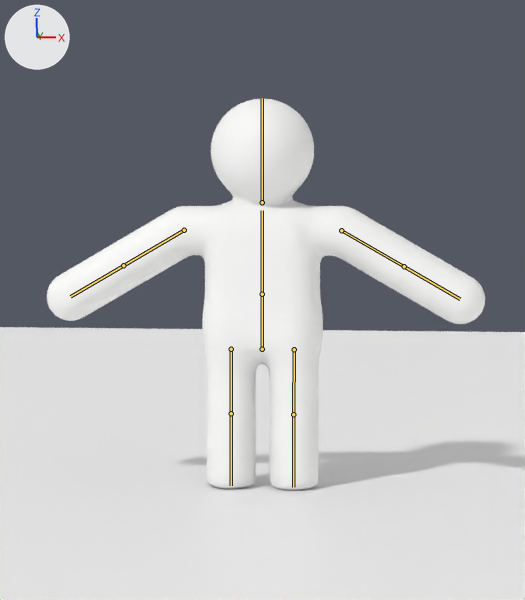
Two versions of the Blender file blender/character.blend, one commit apart.
Before and after are seen from the file's camera 'Camera'. The lights are fixed; the arrows at upper left show +X, +Y and +Z. The older version comes first. The bones that change, and the others that lie on the model, are drawn over the model as lines.

Names of what the first picture shows: 'Character', 'Ground'.
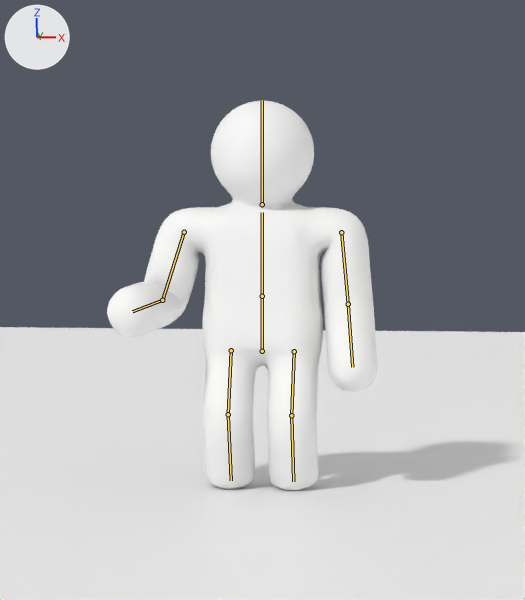
The newer file adds an action. The first version stands in its rest pose; the second is drawn at frame 2 of the action 'HoldThrow'.

Edits to the scene script, one JSON object a line:
```json
{"block": "bone_hips", "where": "bone_hips = bpy.data.objects['CharacterRig'].pose.bones['hips']  # child of 'root'"}
{"op": "set", "path": "bone_hips.location", "old": "(0.0, 0.0, 0.0)", "new": "(0.0, -0.01, 0.0)"}
{"block": "bone_upper_arm_r", "where": "bone_upper_arm_r = bpy.data.objects['CharacterRig'].pose.bones['upper_arm.R']  # child of 'spine'"}
{"op": "set", "path": "bone_upper_arm_r.rotation_quaternion", "old": "(1.0, 0.0, 0.0, 0.0)", "new": "(0.928, 0.066, 0.0, 0.367)", "note": "degrees (0, 0, 0) -> degrees (7, -3, 43)"}
{"block": "bone_forearm_r", "where": "bone_forearm_r = bpy.data.objects['CharacterRig'].pose.bones['forearm.R']  # child of 'upper_arm.R'"}
{"op": "set", "path": "bone_forearm_r.rotation_quaternion", "old": "(1.0, 0.0, 0.0, 0.0)", "new": "(0.809, 0.561, 0.0, -0.175)", "note": "degrees (0, 0, 0) -> degrees (68, 11, -17)"}
{"block": "bone_upper_arm_l", "where": "bone_upper_arm_l = bpy.data.objects['CharacterRig'].pose.bones['upper_arm.L']  # child of 'spine'"}
{"op": "set", "path": "bone_upper_arm_l.rotation_quaternion", "old": "(1.0, 0.0, 0.0, 0.0)", "new": "(0.889, 0.0, 0.0, -0.459)", "note": "degrees (0, 0, 0) -> degrees (0, 0, -55)"}
{"block": "bone_forearm_l", "where": "bone_forearm_l = bpy.data.objects['CharacterRig'].pose.bones['forearm.L']  # child of 'upper_arm.L'"}
{"op": "set", "path": "bone_forearm_l.rotation_quaternion", "old": "(1.0, 0.0, 0.0, 0.0)", "new": "(0.993, 0.119, 0.0, -0.003)", "note": "degrees (0, 0, 0) -> degrees (14, 0, 0)"}
{"block": "bone_thigh_r", "where": "bone_thigh_r = bpy.data.objects['CharacterRig'].pose.bones['thigh.R']  # child of 'hips'"}
{"op": "set", "path": "bone_thigh_r.rotation_quaternion", "old": "(1.0, 0.0, 0.0, 0.0)", "new": "(0.985, 0.174, 0.0, 0.0)", "note": "degrees (0, 0, 0) -> degrees (20, 0, 0)"}
{"block": "bone_shin_r", "where": "bone_shin_r = bpy.data.objects['CharacterRig'].pose.bones['shin.R']  # child of 'thigh.R'"}
{"op": "set", "path": "bone_shin_r.rotation_quaternion", "old": "(1.0, 0.0, 0.0, 0.0)", "new": "(0.946, -0.324, 0.0, 0.0)", "note": "degrees (0, 0, 0) -> degrees (-38, 0, 0)"}
{"block": "bone_thigh_l", "where": "bone_thigh_l = bpy.data.objects['CharacterRig'].pose.bones['thigh.L']  # child of 'hips'"}
{"op": "set", "path": "bone_thigh_l.rotation_quaternion", "old": "(1.0, 0.0, 0.0, 0.0)", "new": "(0.985, 0.174, 0.0, 0.0)", "note": "degrees (0, 0, 0) -> degrees (20, 0, 0)"}
{"block": "bone_shin_l", "where": "bone_shin_l = bpy.data.objects['CharacterRig'].pose.bones['shin.L']  # child of 'thigh.L'"}
{"op": "set", "path": "bone_shin_l.rotation_quaternion", "old": "(1.0, 0.0, 0.0, 0.0)", "new": "(0.946, -0.324, 0.0, 0.0)", "note": "degrees (0, 0, 0) -> degrees (-38, 0, 0)"}
```

Location of each change, [x1, y1, x2, y2] in pixels of the pictures (525 x 600 px):
```json
{"object": "Character", "change": "posed", "before": [47, 99, 485, 490], "after": [107, 101, 378, 491], "on screen": "38% narrower"}
{"bone": "hips", "before": "(262, 349) to (262, 294)", "after": "(262, 351) to (262, 296)"}
{"bone": "upper_arm.R", "before": "(184, 230) to (123, 265)", "after": "(184, 232) to (162, 300)"}
{"bone": "forearm.R", "before": "(123, 265) to (70, 296)", "after": "(162, 300) to (132, 311)"}
{"bone": "upper_arm.L", "before": "(341, 230) to (404, 266)", "after": "(341, 232) to (348, 304)"}
{"bone": "forearm.L", "before": "(404, 266) to (460, 299)", "after": "(348, 304) to (352, 367)"}
{"bone": "thigh.R", "before": "(231, 349) to (231, 413)", "after": "(231, 350) to (228, 414)"}
{"bone": "shin.R", "before": "(231, 413) to (231, 485)", "after": "(228, 414) to (231, 480)"}
{"bone": "thigh.L", "before": "(294, 349) to (293, 414)", "after": "(294, 351) to (291, 415)"}
{"bone": "shin.L", "before": "(293, 414) to (293, 487)", "after": "(291, 415) to (293, 481)"}
```
